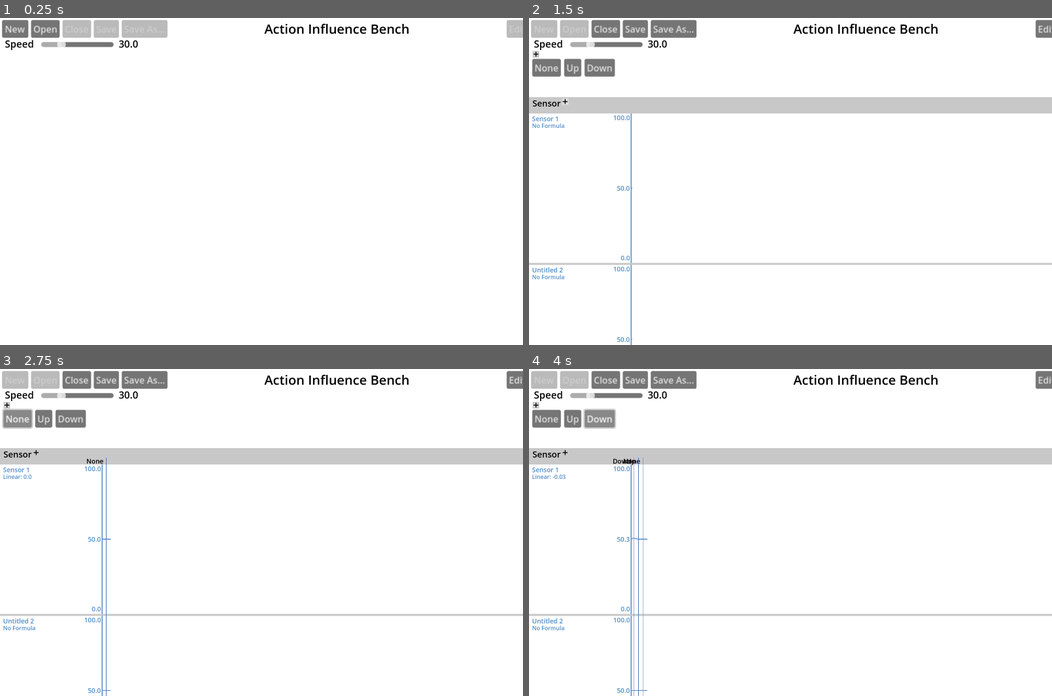
Above: before the commit, frames 1-4 (two rows, left to right).
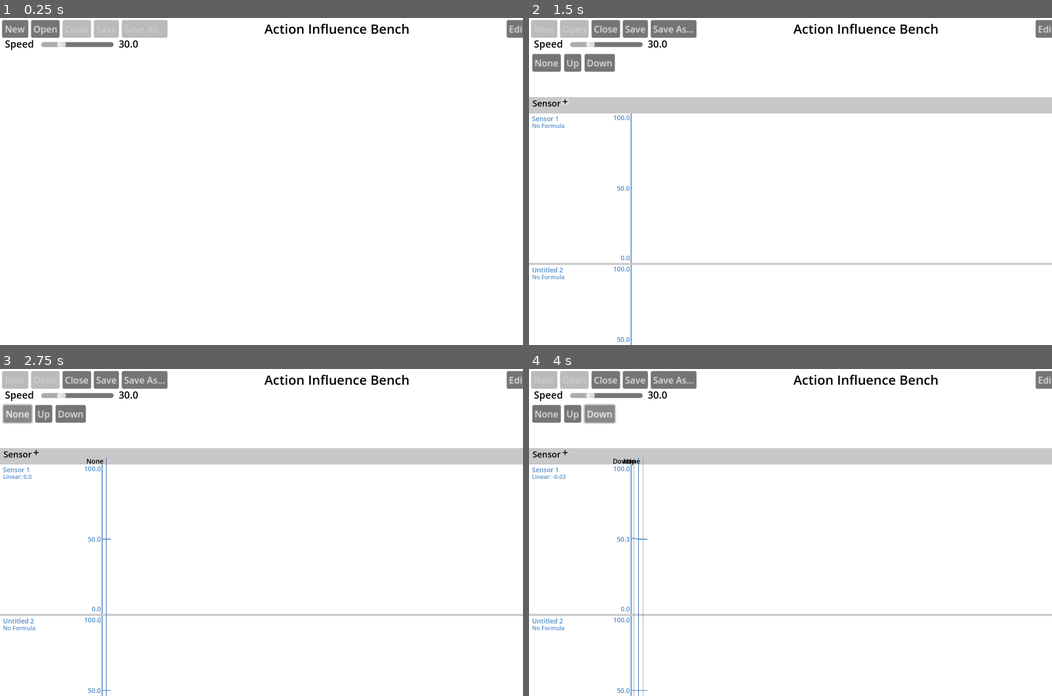
Above: after the commit, the same moments.

Repository: steampunkmind/mitw-action-influence-bench
Game: Godot game, scene res://bench.tscn
The game is run twice, just before and just after one commit, with the same random seed, the same clock (stepped at 60 frames per second) and the same inputs.
Inputs (mouse positions are in pixels of both pictures, inside the frame that each line leads up to):
- Up to frame 1 (0.25 s): no input
- Up to frame 2 (1.5 s): click "New" at 0.5 s; click (565, 103) at 1.27 s
- Up to frame 3 (2.75 s): click "None" at 2 s
- Up to frame 4 (4 s): click "Up" at 2.75 s; click "Down" at 3.5 s

The runs differ from the first frame. In frame 1, 0.1% of the frame differs, in the area x 96-100%, y 0-6%; in frame 2, 0.7%; in frame 3, 0.8%; in frame 4, 0.8%, in the area x 0-17%, y 10-19%.

Commit message:
Adds add button to edit actions scene.

Diff:
--- a/action_buttons.gd
+++ b/action_buttons.gd
@@ -1,6 +1,5 @@
 extends ColorRect
 
-signal model_changed
 signal action_button_pressed
 
 @export var action_array: Array[Dictionary]
@@ -8,7 +7,8 @@
 
 var new_button_location
 var action_buttons: Array[Button]
-var actions: Array[Action]
+var actions: Array[Action]:
+	get = get_actions, set = set_actions
 
 # Called when the node enters the scene tree for the first time.
 func _ready() -> void:
@@ -20,23 +20,27 @@
 	pass
 
 
+func get_actions() -> Array[Action]:
+	return actions
+
+
+func set_actions(value: Array[Action]):
+	actions = value
+	update_buttons()
+
+
+func update_buttons():
+	clear_action_buttons()
+	add_action_buttons()
+
 func _action_button_pressed(action: Action) -> void:
 	action_button_pressed.emit(action)
-
-
-func _on_add_button_button_up() -> void:
-	var action = Action.new("Untitled " + str(actions.size() + 1))
-	actions.append(action)
-	clear_action_buttons()
-	add_action_buttons()
-	model_changed.emit()
 
 
 func set_new_model() -> void:
 	actions.clear()
 	fill_actions(action_array)
-	clear_action_buttons()
-	add_action_buttons()
+	update_buttons()
 
 
 func init_action() -> void:
@@ -54,8 +58,7 @@
 func set_action_dicts(action_dicts: Array) -> void:
 	actions.clear()
 	fill_actions(action_dicts)
-	clear_action_buttons()
-	add_action_buttons()
+	update_buttons()
 
 
 func fill_actions(action_array: Array) -> void:
--- a/bench.gd
+++ b/bench.gd
@@ -119,6 +119,7 @@
 	_set_is_dirty(false)
 	if _close_after_save:
 		_set_is_model(false)
+	_reset_interface()
 
 func get_dict() -> Dictionary:
 	var dict = {}
@@ -130,14 +131,9 @@
 func _set_is_model(is_model: bool, model_path: String = "") -> void:
 	_is_model = is_model
 	$SubHeader.visible = is_model
-	$ActionButtons.visible = is_model
-	$SignalGraph.visible = is_model
-	$NewButton.disabled = is_model
-	$OpenButton.disabled = is_model
-	$CloseButton.disabled = !is_model
-	$EditActionsButton.disabled = !is_model
-	$SubHeader.text = model_path.get_basename().get_file()
+	$SubHeader.text = model_path.get_basename().get_file().capitalize()
 	_model_path = model_path
+	_reset_interface()
 
 
 func _get_is_model() -> bool:
@@ -148,27 +144,33 @@
 	return _model_path != ""
 
 
-func _on_model_changed() -> void:
+func _on_edit_actions_model_changed() -> void:
 	_set_is_dirty(true)
+
+
+func _on_signal_graph_model_changed() -> void:
+	_set_is_dirty(true)
+	_reset_interface()
 
 
 func _set_is_dirty(is_dirty: bool) -> void:
 	_is_dirty = is_dirty
-	$SaveButton.disabled = !is_dirty
-	$SaveAsButton.disabled = !is_dirty
 
 
 ## Edit Actions ##
 func _on_edit_actions_button_toggled(toggled_on: bool) -> void:
 	if toggled_on:
+		$ActionButtons.clear_action_buttons()
 		$EditActions.set_actions($ActionButtons.actions)
 		$EditActionsButton.text = "Done"
 		_disable_interface()
 		$EditActionsButton.disabled = false
 	else:
+		$ActionButtons.set_actions($EditActions.get_actions())
+		$ActionButtons.update_buttons();
 		$EditActions.clear_edit_action_rows()
 		$EditActionsButton.text = "Edit Actions"
-		_enable_interface()
+		_reset_interface()
 
 	$EditActions.visible = toggled_on
 
@@ -183,13 +185,11 @@
 	$SaveAsButton.disabled = true
 
 
-func _enable_interface() -> void:
-	$ActionButtons.visible = true
-	$SignalGraph.visible = true
-	if _is_model:
-		$NewButton.disabled = true
-		$OpenButton.disabled = true
-		$CloseButton.disabled = false
-	if _is_dirty:
-		$SaveButton.disabled = false
-		$SaveAsButton.disabled = false
+func _reset_interface() -> void:
+	$ActionButtons.visible = _is_model
+	$SignalGraph.visible = _is_model
+	$NewButton.disabled = _is_model
+	$OpenButton.disabled = _is_model
+	$CloseButton.disabled = !_is_model
+	$SaveButton.disabled = !_is_dirty
+	$SaveAsButton.disabled = !_is_dirty
--- a/bench.tscn
+++ b/bench.tscn
@@ -1,11 +1,8 @@
-[gd_scene load_steps=12 format=3 uid="uid://b4rb4np51o66m"]
+[gd_scene load_steps=9 format=3 uid="uid://b4rb4np51o66m"]
 
 [ext_resource type="Script" uid="uid://bca7xre80o3an" path="res://bench.gd" id="1_3f1fh"]
 [ext_resource type="Script" uid="uid://domph6oksm6me" path="res://action_buttons.gd" id="2_a5qnj"]
 [ext_resource type="PackedScene" uid="uid://bx0kddlfv7xvs" path="res://signal_graph.tscn" id="2_yj3it"]
-[ext_resource type="Texture2D" uid="uid://cfhh2p1hg0lew" path="res://add.svg" id="3_a5qnj"]
-[ext_resource type="Texture2D" uid="uid://cabj3kvxw7dok" path="res://add_pressed.svg" id="5_i6k0q"]
-[ext_resource type="Texture2D" uid="uid://c082kq4f2nay" path="res://add_hover.svg" id="6_tjv83"]
 [ext_resource type="Theme" uid="uid://b17c7kcu4qhib" path="res://bench.tres" id="7_tjv83"]
 [ext_resource type="PackedScene" uid="uid://sutkkenme5nk" path="res://edit_actions.tscn" id="8_cjidc"]
 
@@ -146,11 +143,10 @@
 }])
 
 [node name="ActionButtons" type="ColorRect" parent="." node_paths=PackedStringArray("action_button_template")]
-visible = false
-layout_mode = 0
-offset_top = 184.0
+layout_mode = 0
+offset_top = 160.0
 offset_right = 3300.0
-offset_bottom = 384.0
+offset_bottom = 360.0
 script = ExtResource("2_a5qnj")
 action_array = Array[Dictionary]([{
 "influences": {
@@ -185,16 +181,6 @@
 scale = Vector2(2.8, 2.8)
 text = "Action"
 
-[node name="AddButton" type="TextureButton" parent="ActionButtons"]
-layout_mode = 0
-offset_left = 18.0
-offset_top = -23.0
-offset_right = 50.0
-offset_bottom = 9.0
-texture_normal = ExtResource("3_a5qnj")
-texture_pressed = ExtResource("5_i6k0q")
-texture_hover = ExtResource("6_tjv83")
-
 [node name="EditActions" parent="." instance=ExtResource("8_cjidc")]
 visible = false
 layout_mode = 0
@@ -235,10 +221,9 @@
 [connection signal="pressed" from="SaveAsButton" to="." method="_on_save_as_button_pressed"]
 [connection signal="toggled" from="EditActionsButton" to="." method="_on_edit_actions_button_toggled"]
 [connection signal="value_changed" from="FrameRateSlider" to="." method="_on_frame_rate_slider_value_changed"]
-[connection signal="model_changed" from="SignalGraph" to="." method="_on_model_changed"]
+[connection signal="model_changed" from="SignalGraph" to="." method="_on_signal_graph_model_changed"]
 [connection signal="action_button_pressed" from="ActionButtons" to="." method="_on_action_button_pressed"]
-[connection signal="model_changed" from="ActionButtons" to="." method="_on_model_changed"]
-[connection signal="button_up" from="ActionButtons/AddButton" to="ActionButtons" method="_on_add_button_button_up"]
+[connection signal="model_changed" from="EditActions" to="." method="_on_edit_actions_model_changed"]
 [connection signal="timeout" from="Timer" to="." method="_on_timer_timeout"]
 [connection signal="file_selected" from="OpenFileDialog" to="." method="_on_open_file_dialog_file_selected"]
 [connection signal="file_selected" from="SaveFileDialog" to="." method="_on_save_file_dialog_file_selected"]
--- a/edit_actions.gd
+++ b/edit_actions.gd
@@ -1,10 +1,13 @@
 class_name EditActions
 extends ColorRect
 
+signal model_changed
+
 @export var edit_action_row_template: PackedScene
 
-var _actions: Array[Action]
-var _edit_action_rows: Dictionary[String, EditActionRow]
+var actions:
+	get = get_actions, set = set_actions
+var _edit_action_rows: Array[EditActionRow]
 
 # Called when the node enters the scene tree for the first time.
 func _ready() -> void:
@@ -16,14 +19,18 @@
 	pass
 
 
-func set_actions(actions: Array[Action]):
-	_actions = actions
+func get_actions() -> Array[Action]:
+	return actions
+
+
+func set_actions(value: Array[Action]):
+	actions = value
 	clear_edit_action_rows()
 	add_edit_action_rows()
 
 
 func clear_edit_action_rows() -> void:
-	for edit_action_row: EditActionRow in _edit_action_rows.values():
+	for edit_action_row: EditActionRow in _edit_action_rows:
 		remove_child(edit_action_row)
 	_edit_action_rows.clear()
 
@@ -33,11 +40,19 @@
 	var row_margin = 10
 	var row_location = header_margin
 	var row_size = 100 #Calculate this based on size of formulas
-	for action: Action in _actions:
+	for action: Action in actions:
 		var row = edit_action_row_template.instantiate()
 		row.set_action(action)
 		row.set_row_location(row_location)
 		row.size.y = row_size
 		add_child(row)
-		_edit_action_rows.set(action.get_name(), row)
+		_edit_action_rows.append(row)
 		row_location = row_location + row_size + row_margin
+
+
+func _on_add_button_button_up() -> void:
+	var action = Action.new("Untitled " + str(actions.size() + 1))
+	actions.append(action)
+	clear_edit_action_rows()
+	add_edit_action_rows()
+	model_changed.emit()
--- a/edit_actions.tscn
+++ b/edit_actions.tscn
@@ -1,7 +1,10 @@
-[gd_scene load_steps=4 format=3 uid="uid://sutkkenme5nk"]
+[gd_scene load_steps=7 format=3 uid="uid://sutkkenme5nk"]
 
 [ext_resource type="Script" uid="uid://b5mnr478y58b6" path="res://edit_actions.gd" id="1_fsf4l"]
 [ext_resource type="PackedScene" uid="uid://cblkrfosd0s10" path="res://edit_action_row.tscn" id="2_iysti"]
+[ext_resource type="Texture2D" uid="uid://cfhh2p1hg0lew" path="res://add.svg" id="3_nksls"]
+[ext_resource type="Texture2D" uid="uid://cabj3kvxw7dok" path="res://add_pressed.svg" id="4_tmxcf"]
+[ext_resource type="Texture2D" uid="uid://c082kq4f2nay" path="res://add_hover.svg" id="5_and5y"]
 
 [sub_resource type="LabelSettings" id="LabelSettings_fsf4l"]
 font_size = 48
@@ -22,3 +25,14 @@
 text = "Edit Actions"
 label_settings = SubResource("LabelSettings_fsf4l")
 horizontal_alignment = 1
+
+[node name="AddButton" type="TextureButton" parent="."]
+offset_left = 12.0
+offset_top = 12.0
+offset_right = 44.0
+offset_bottom = 44.0
+texture_normal = ExtResource("3_nksls")
+texture_pressed = ExtResource("4_tmxcf")
+texture_hover = ExtResource("5_and5y")
+
+[connection signal="button_up" from="AddButton" to="." method="_on_add_button_button_up"]
